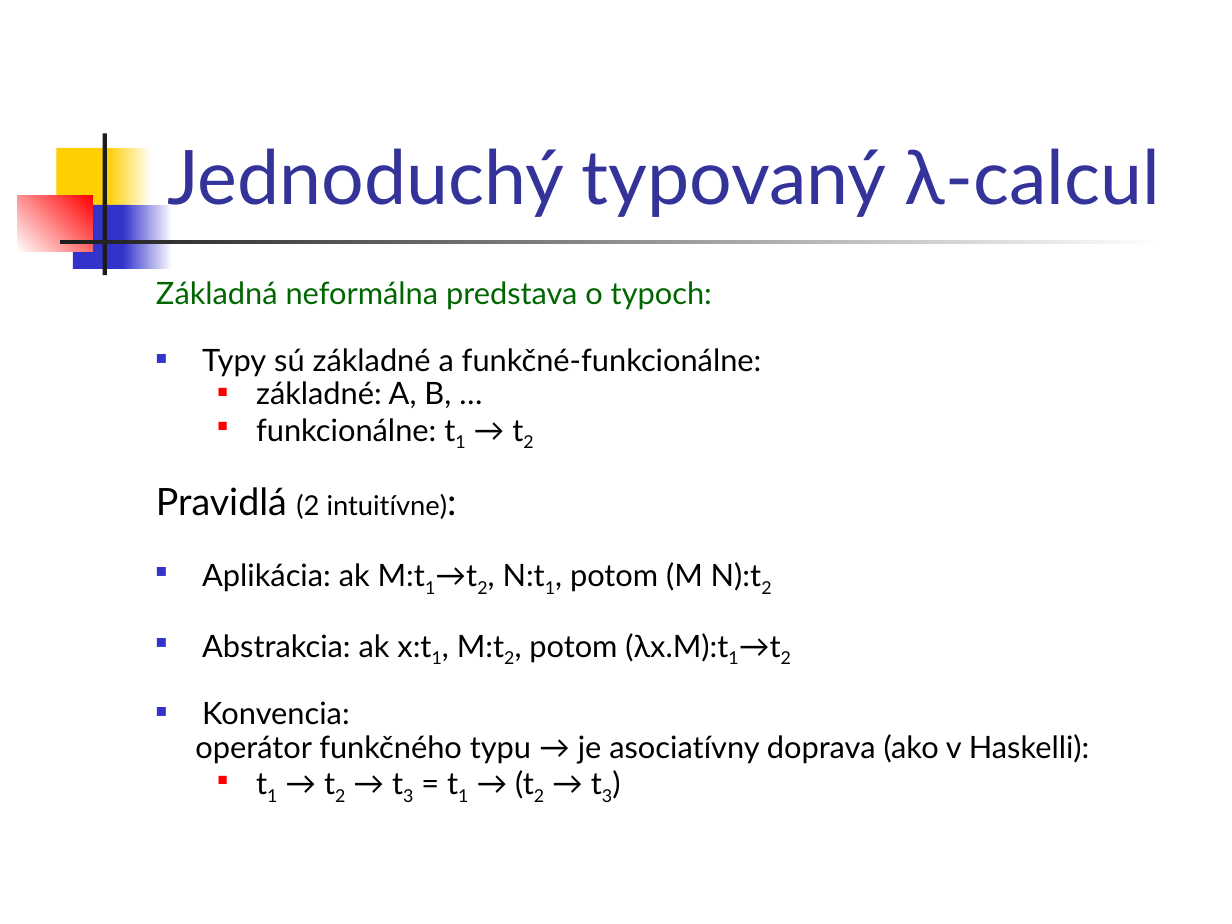
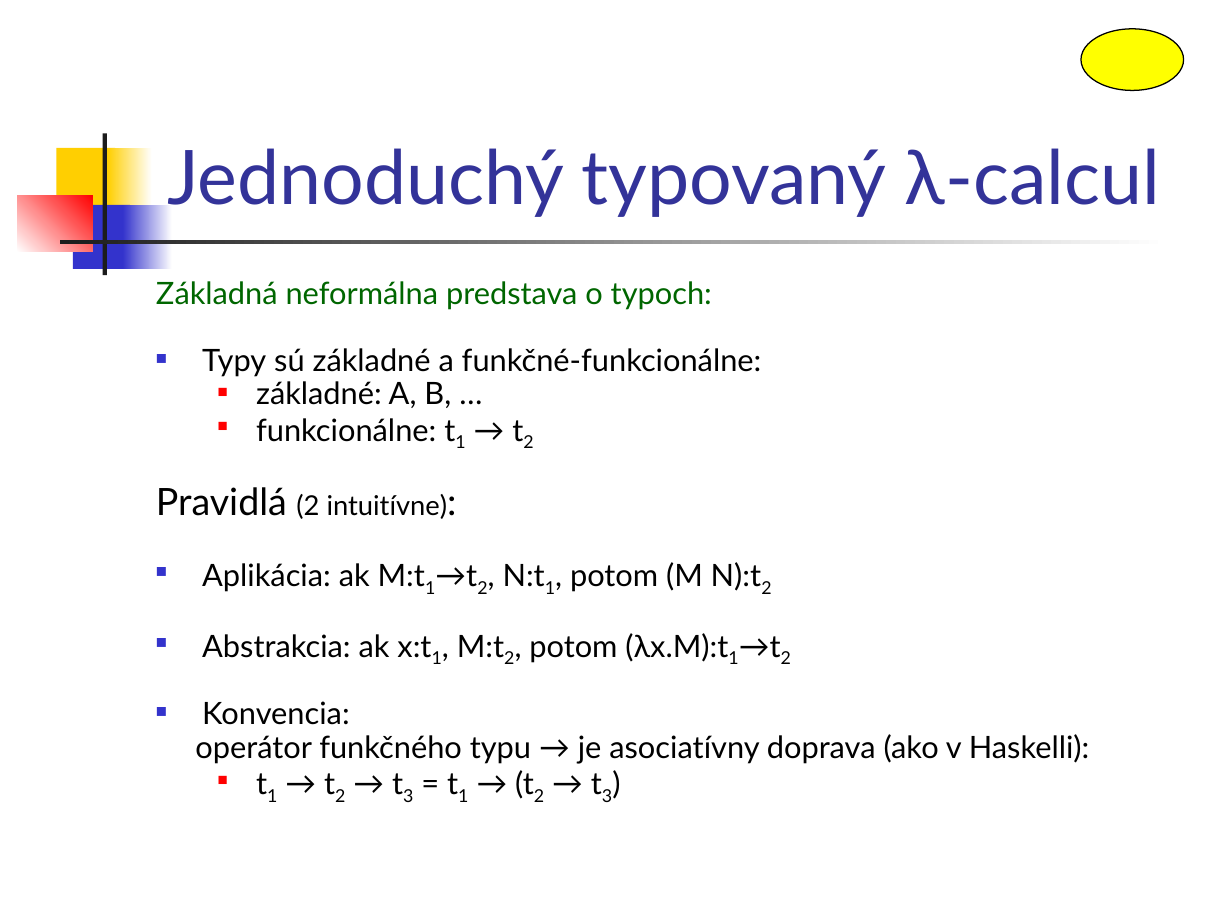
Before and after one commit to Funkcionalne/Prednasky, a slide deck: slide 4 of 08/08_fpro.ppt (slide 2 before the commit). Drawn at 1232x924 pixels with LibreOffice and Linux fonts; fonts in the diff are those of the drawing. Boxes give left, top, right and bottom in pixels: in the first picture for what was removed or moved away, otherwise in the second. Text is boxed around its words. In the diff, an @@ line names an element or a change of style, - is before the commit and + after.

```diff
--- a/08/08_fpro.ppt
+++ b/08/08_fpro.ppt
@@ ellipse added at [1080, 28, 1183, 90], fill #FFFF00, outline #000000 0.74 pt @@
```
Also in this commit, not shown: 10 other slides changed, 9 slides added, 3 other files.
